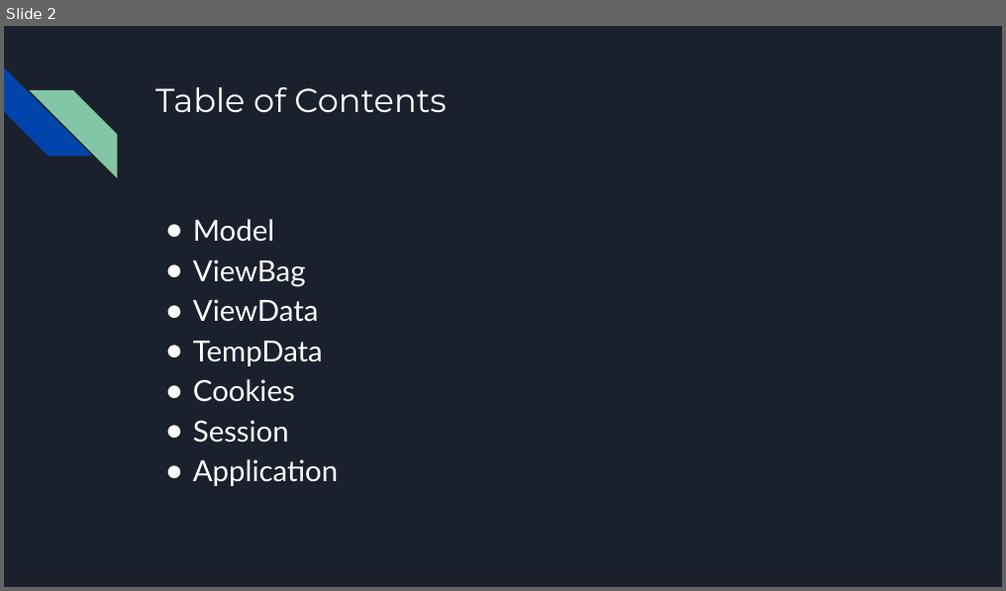
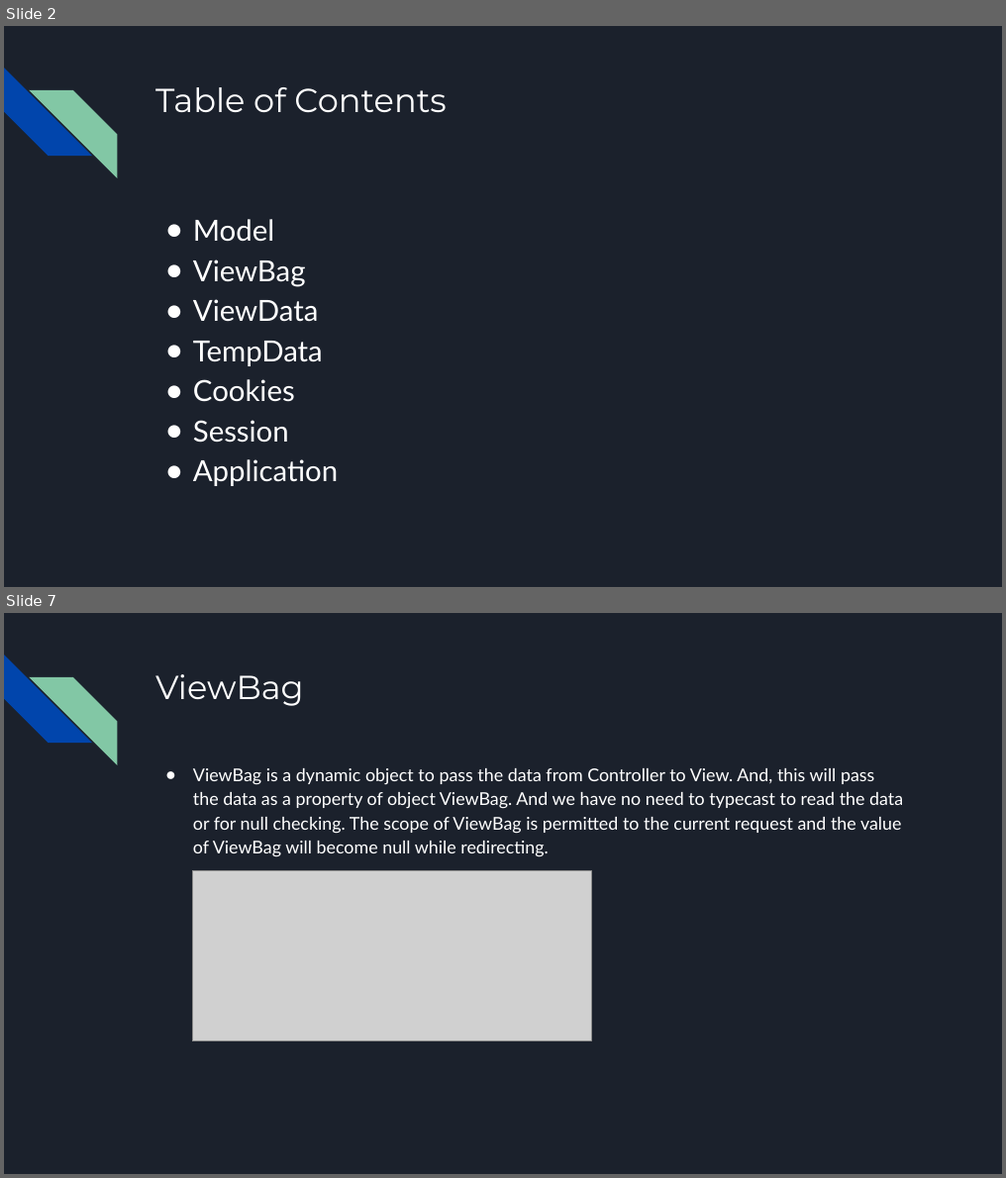
Before and after one commit to bulhard/Web-Programming, a slide deck: 00 Presentations/08 Storing Temporary Data.pptx. Shown one above the other, each under a label of ours: slide 2 before the commit, slides 2 and 7 after it; the slides between them are not shown. The pictures are 1006x591 and 1006x1178 pixels, drawn with LibreOffice and Linux fonts; fonts in the diff are those of the drawing; grey boxes stand for pictures. Boxes give left, top, right and bottom in pixels: in the first picture for what was removed or moved away, otherwise in the second. Text is boxed around its words. In the diff, an @@ line names an element or a change of style, - is before the commit and + after.

```diff
--- a/00 Presentations/08 Storing Temporary Data.pptx
+++ b/00 Presentations/08 Storing Temporary Data.pptx
@@ slide 7 added at box(4, 613, 1002, 1174), background #1B212C; not listed: 2 template elements that a slide beside it also shows @@
@@ title added at box(155, 674, 304, 706), 32 pt, text #FFFFFF @@
+ViewBag
@@ text added at box(193, 768, 903, 858), 17 pt, text #FFFFFF @@
+● ViewBag is a dynamic object to pass the data from Controller to View. And, this will pass the data as a property of object ViewBag. And we have no need to typecast to read the data or for null checking. The scope of ViewBag is permitted to the current request and the value of ViewBag will become null while redirecting.
@@ picture added at box(192, 870, 591, 1042) @@
```
Also in this commit, not shown: 2 slides changed, 15 other slides added, 1 slide removed, 7 other files.
